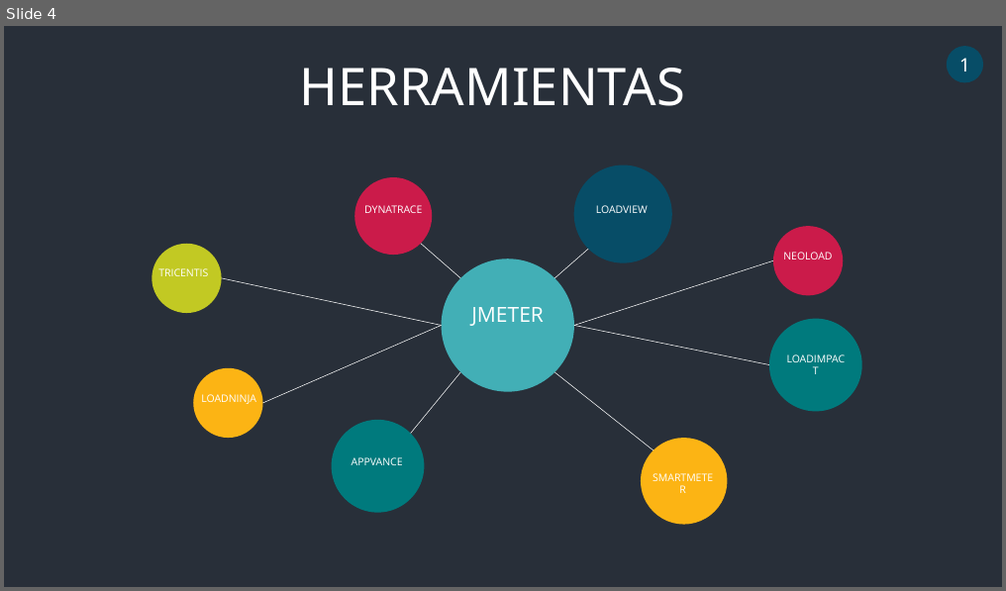
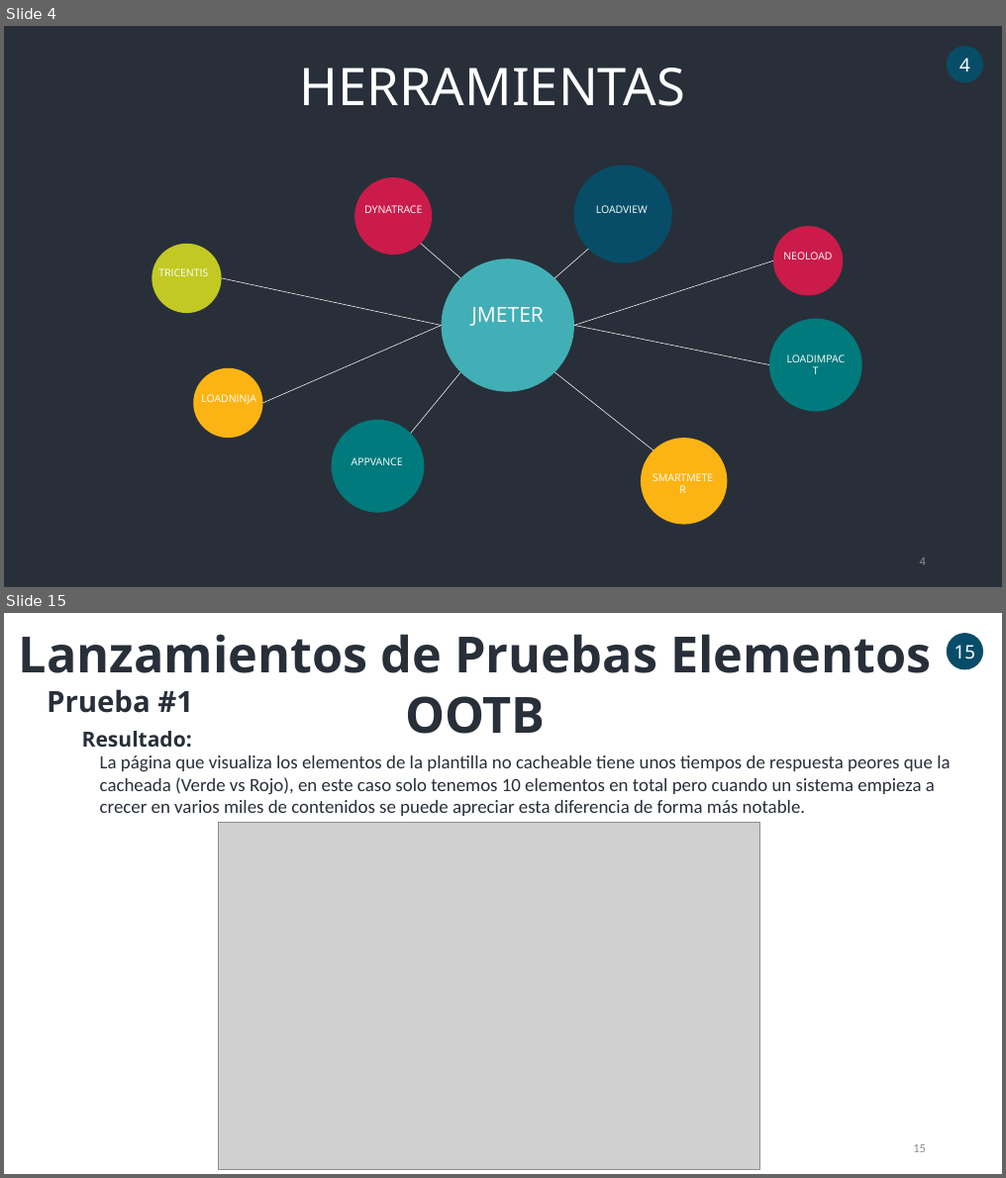
Before and after one commit to dmcisneros/formacion_lug_pruebas_carga, a slide deck: ppt/slides.pptx. Shown one above the other, each under a label of ours: slide 4 before the commit, slides 4 and 15 after it; the slides between them are not shown. The pictures are 1006x591 and 1006x1178 pixels, drawn with LibreOffice and Linux fonts; fonts in the diff are those of the drawing; grey boxes stand for pictures. Boxes give left, top, right and bottom in pixels: in the first picture for what was removed or moved away, otherwise in the second. Text is boxed around its words. In the diff, an @@ line names an element or a change of style, - is before the commit and + after.

```diff
--- a/ppt/slides.pptx
+++ b/ppt/slides.pptx
@@ slide 15 added at box(4, 613, 1002, 1174), background #FFFFFF @@
@@ text added at box(19, 634, 932, 734), 48 pt, text #282F39, bold @@
+Lanzamientos de Pruebas Elementos OOTB
@@ ellipse added at box(946, 633, 983, 669), fill #074D67, 18 pt, text #FFFFFF @@
+15
@@ text added at box(47, 689, 193, 713), 28 pt, text #282F39, bold @@
+Prueba #1
@@ text added at box(82, 731, 192, 748), 20 pt, text #282F39, bold @@
+Resultado:
@@ text added at box(100, 756, 949, 816), 18 pt, text #282F39 @@
+La página que visualiza los elementos de la plantilla no cacheable tiene unos tiempos de respuesta peores que la cacheada (Verde vs Rojo), en este caso solo tenemos 10 elementos en total pero cuando un sistema empieza a crecer en varios miles de contenidos se puede apreciar esta diferencia de forma más notable.
@@ picture added at box(218, 823, 760, 1170) @@
@@ page number added at box(913, 1145, 926, 1153), 12 pt, text #8E8F91 @@
+15
@@ slide 4 changed as well @@
@@ text in ellipse at box(959, 58, 970, 72): text changed @@
-1
+4
@@ page number added at box(920, 558, 926, 566), 12 pt, text #8E8F91 @@
+4
```
Also in this commit, not shown: 5 other slides changed, 29 other slides added.
